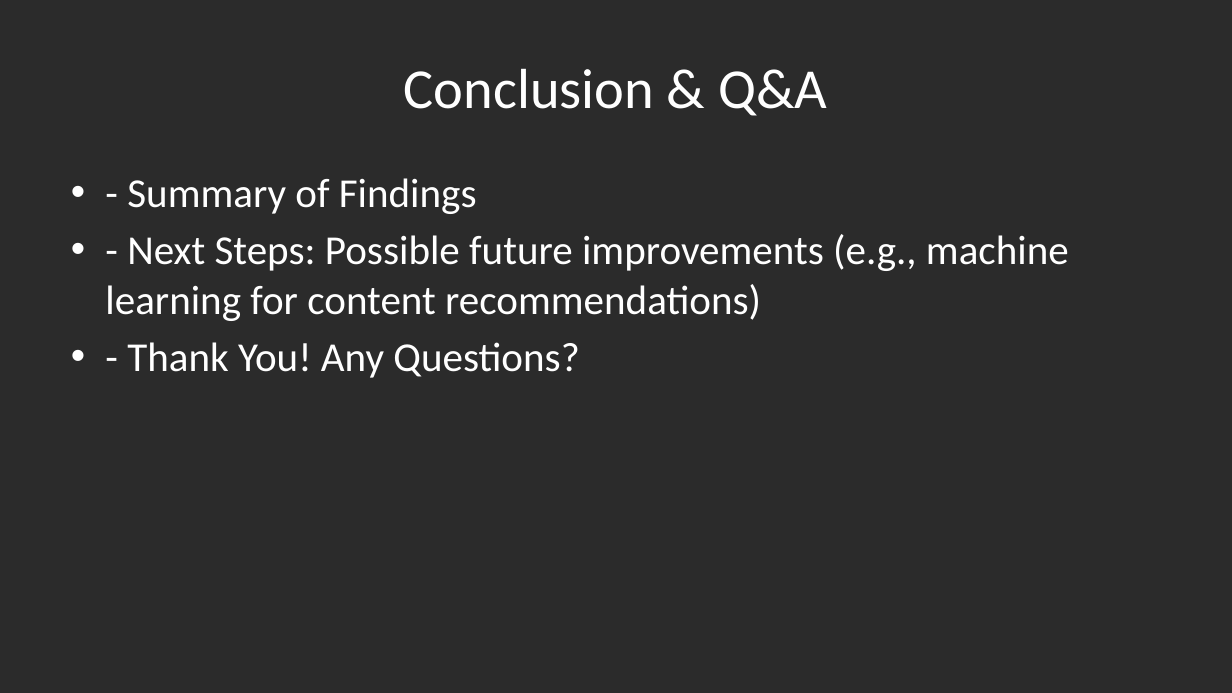
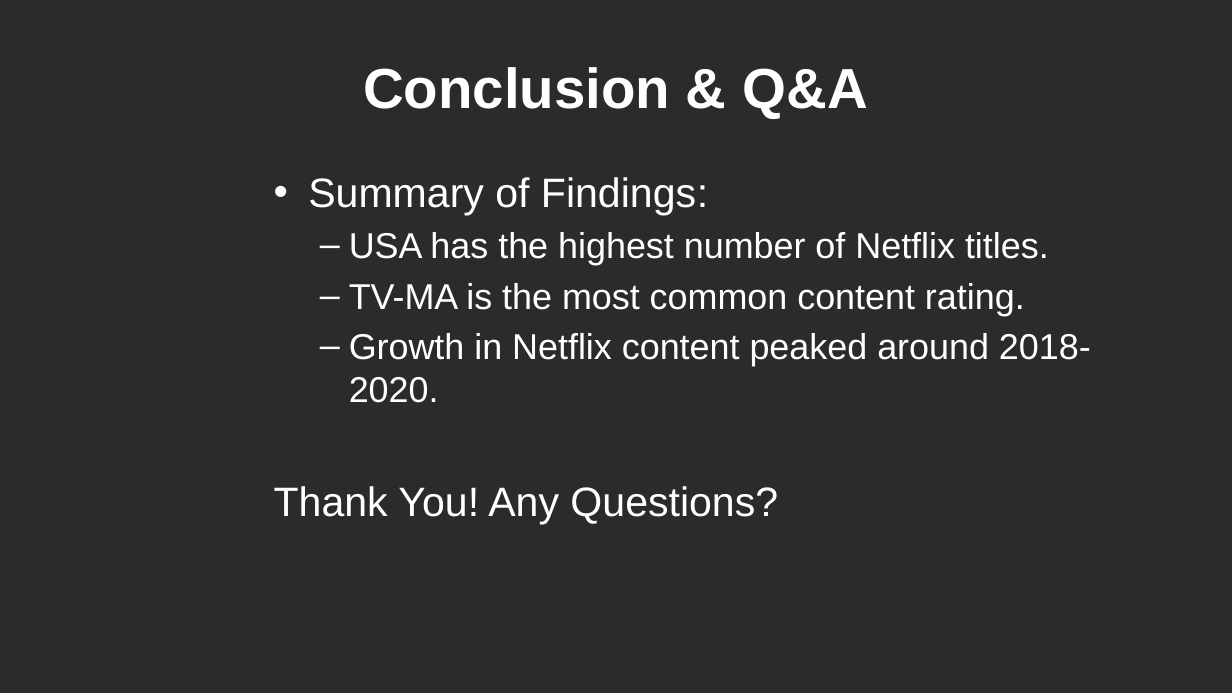
Before and after one commit to SubhaprathaSRK/NetflixAnalysis-Using-PowerBI, a slide deck: slide 10 of Netflix_Data_Analysis_Presentation.pptx. Drawn at 1232x693 pixels with LibreOffice and Linux fonts; fonts in the diff are those of the drawing; background and template pictures are left out; a plain dark background stands for a picture behind light text. Boxes give left, top, right and bottom in pixels: in the first picture for what was removed or moved away, otherwise in the second. Text is boxed around its words. In the diff, an @@ line names an element or a change of style, - is before the commit and + after.

```diff
--- a/Netflix_Data_Analysis_Presentation.pptx
+++ b/Netflix_Data_Analysis_Presentation.pptx
@@ title "Conclusion & Q&A" at (363,67,867,118): font Calibri to Arial, bold on @@
@@ text at (274,177,1091,524): text changed; size 32 to 28 pt; font Calibri to Arial @@
-• - Summary of Findings
-• - Next Steps: Possible future improvements (e.g., machine learning for content recommendations)
-• - Thank You! Any Questions?
+• Summary of Findings:
+  – USA has the highest number of Netflix titles.
+  – TV-MA is the most common content rating.
+  – Growth in Netflix content peaked around 2018-2020.
+Thank You! Any Questions?
```
Also in this commit, not shown: 9 other slides changed, 4 slides added.
